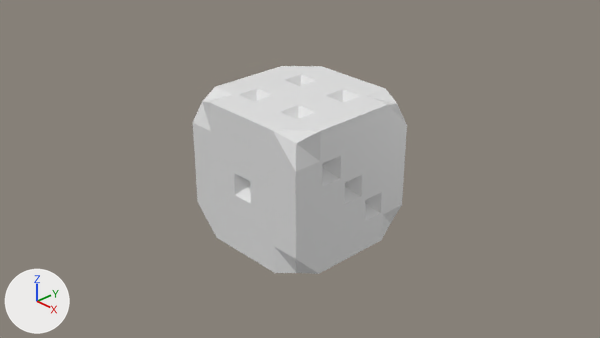
An edit to the Blender file udemy-environments/dice.blend, drawn before and after from the same camera.
Rendered twice from the file's camera 'Camera'. Every picture has the same lights, and +X, +Y and +Z are marked at lower left.
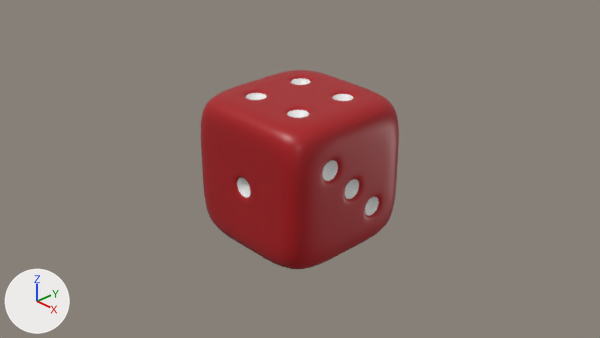
The newer file is also turned or shifted as a whole; pictures and numbers use the older file's frame.

The change, as a list of edits to the scene's bpy script:
```text
Add mat_main_color:
    mat_main_color = principled_material('main_color')
    mat_main_color.base_color = (0.402, 0.00404, 0.008)  # red #aa0d16
    mat_main_color.roughness = 0.4
Add mat_white:
    mat_white = principled_material('white')
    mat_white.base_color = (0.8, 0.8, 0.8)  # white #e7e7e7
Change me_cube:
    where me_cube.from_pydata(...)  # 257 vertices, 297 faces; spans x -1.0..1.0, y -1.0..1.0, z -1.0..1.0
    used by ob_cube; location = (0.0, 0.0, 0.0)
    me_cube part 1: all faces are now shaded smooth (297 of 297 changed)
    me_cube part 2: 213 of the faces centred in x -1.0..1.0, y -1.0..1.0, z -1.0..1.0 switch from mat_material (white #e7e7e7) to mat_main_color (red #aa0d16)
    add me_cube.materials.append(mat_white)  # white #e7e7e7
Change ob_cube:
    add _m = ob_cube.modifiers.new('Subdivision', 'SUBSURF')
    add _m.levels = 3
    add _m.render_levels = 3
```

What differs and where, as boxes (x1, y1, x2, y2) in the pictures (600 x 338 px):
'Cube', shading changed, recoloured, modifiers changed (white to red, 7% narrower): before (193, 66, 407, 274); after (201, 70, 399, 269)
part 1 of me_cube, shading changed: before (234, 75, 382, 221); after (237, 78, 379, 216)
part 2 of me_cube, recoloured (white to red): (203, 73, 393, 266) in both
